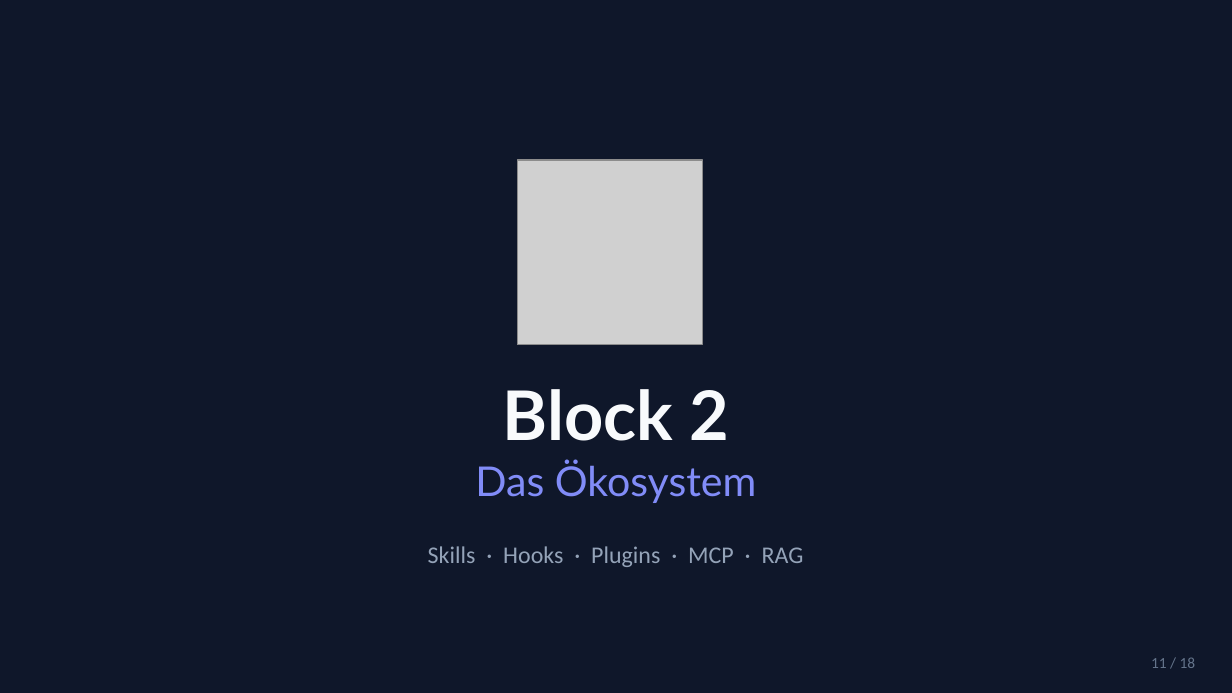
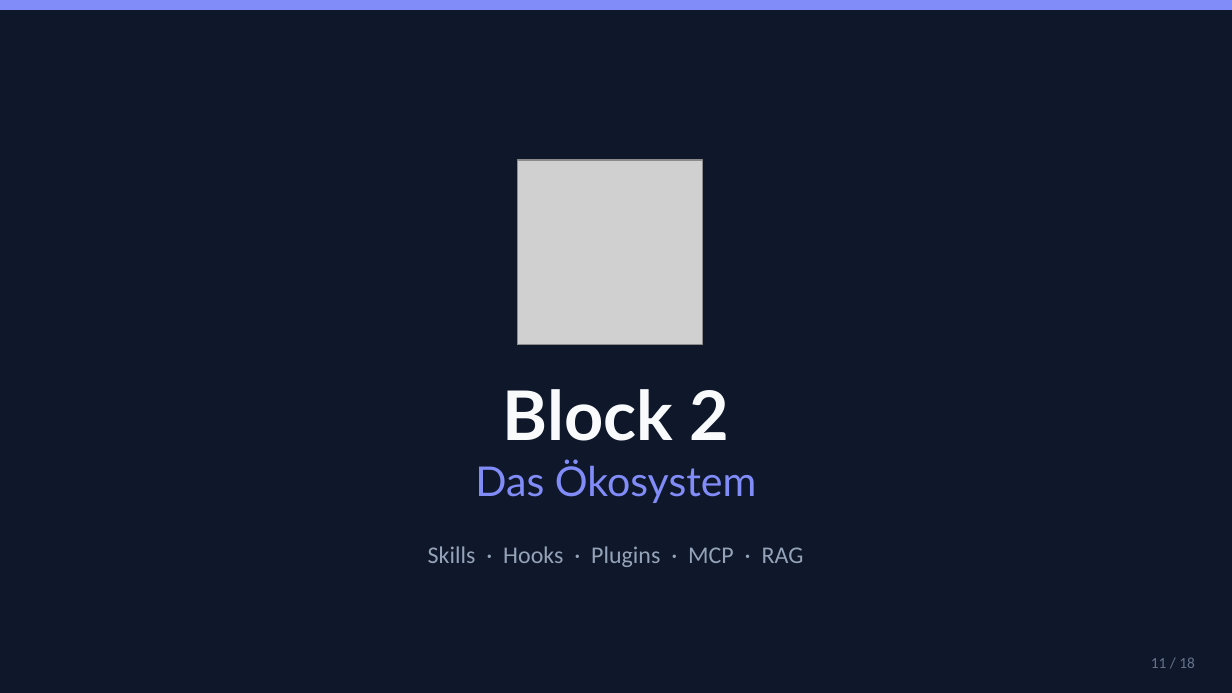
Before and after one commit to willneverusegit/dynamic-workshop, a slide deck: slide 11 of claude-code-workshop.pptx. Drawn at 1232x693 pixels with LibreOffice and Linux fonts; fonts in the diff are those of the drawing; grey boxes stand for pictures. Boxes give left, top, right and bottom in pixels: in the first picture for what was removed or moved away, otherwise in the second. Text is boxed around its words. In the diff, an @@ line names an element or a change of style, - is before the commit and + after.

```diff
--- a/claude-code-workshop.pptx
+++ b/claude-code-workshop.pptx
@@ rectangle removed at [0,0,1232,10] @@
@@ freeform shape added at [0,0,1232,10], fill #818CF8 @@
```
Also in this commit, not shown: 17 other slides changed, 7 other files.
